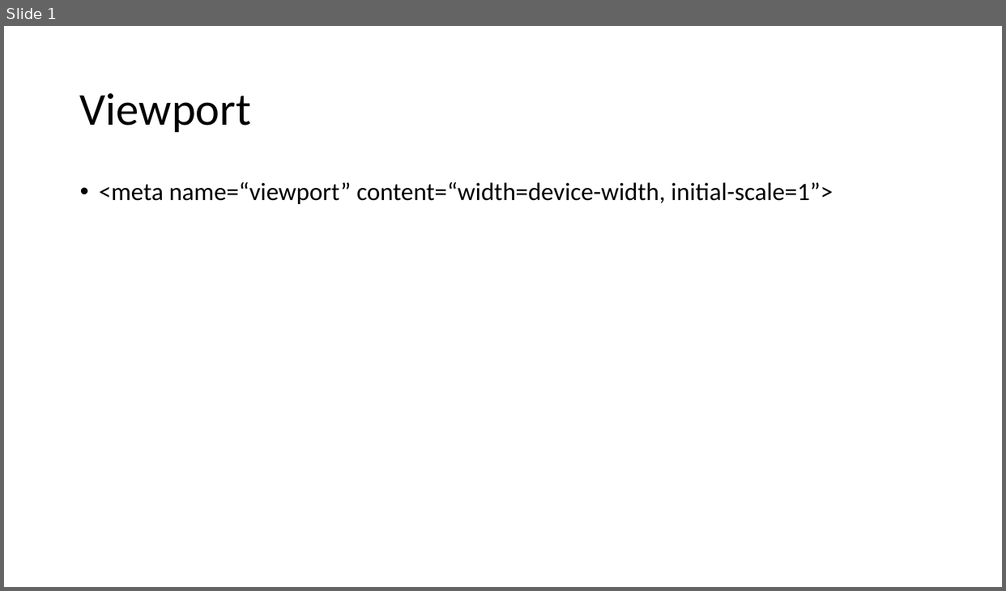
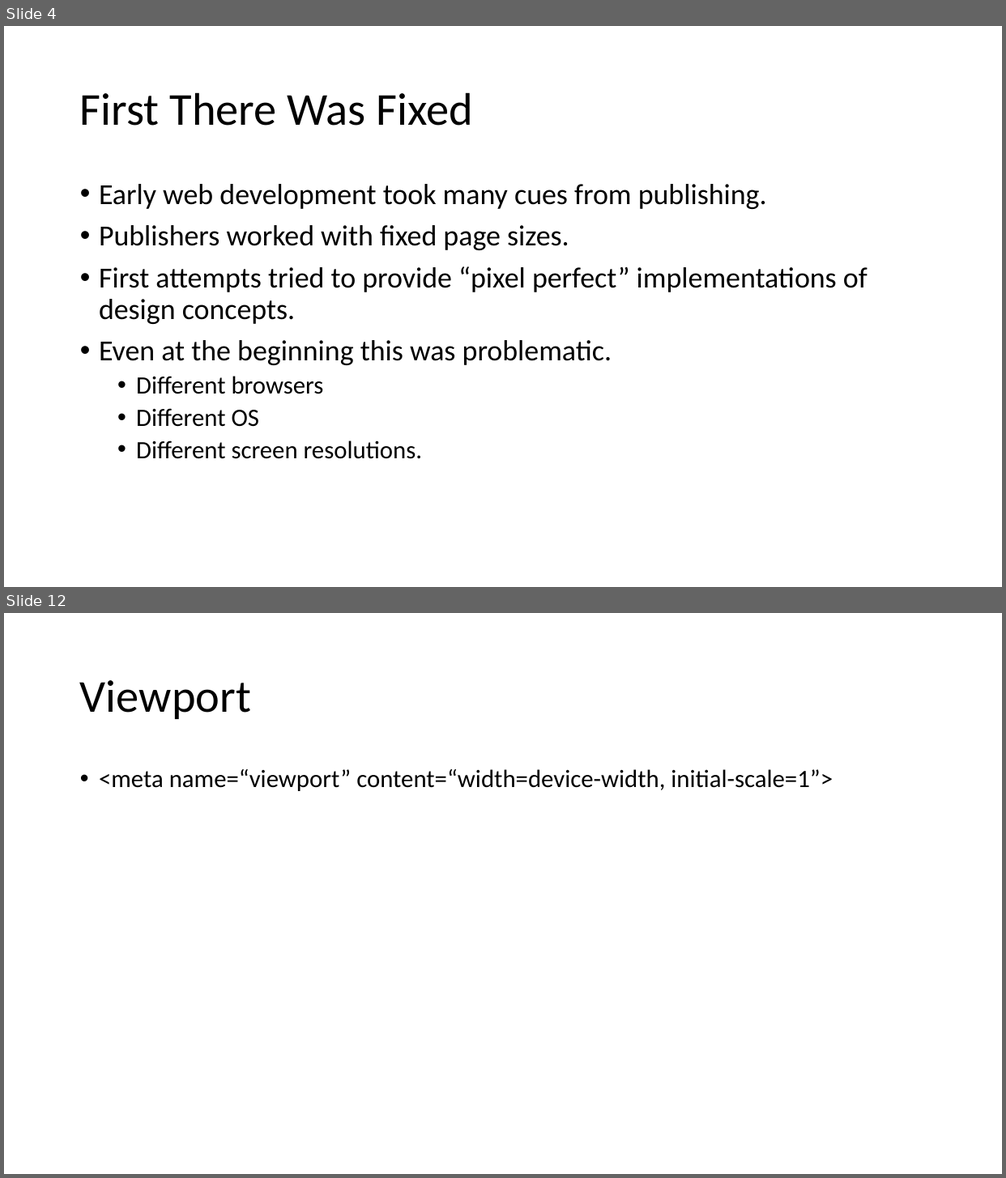
Before and after one commit to mlybrand/ResponsiveWebDesign, a slide deck: presentation/ResponsiveWebDesign.pptx. Shown one above the other, each under a label of ours: slide 1 before the commit, slides 4 and 12 after it; the slides between them are not shown. The pictures are 1006x591 and 1006x1178 pixels, drawn with LibreOffice and Linux fonts; fonts in the diff are those of the drawing. Boxes give left, top, right and bottom in pixels: in the first picture for what was removed or moved away, otherwise in the second. Text is boxed around its words. In the diff, an @@ line names an element or a change of style, - is before the commit and + after.

```diff
--- a/presentation/ResponsiveWebDesign.pptx
+++ b/presentation/ResponsiveWebDesign.pptx
@@ slide 4 added at bbox=[4, 26, 1002, 587], background #FFFFFF @@
@@ title added at bbox=[80, 92, 474, 126], 44 pt, text #000000 @@
+First There Was Fixed
@@ text added at bbox=[99, 184, 867, 459], 28 pt, text #000000 @@
+• Early web development took many cues from publishing.
+• Publishers worked with fixed page sizes.
+• First attempts tried to provide “pixel perfect” implementations of design concepts.
+• Even at the beginning this was problematic.
+  • Different browsers
+  • Different OS
+  • Different screen resolutions.
@@ what was slide 1 is now slide 12 @@
```
Also in this commit, not shown: 1 slide changed, 9 other slides added.
